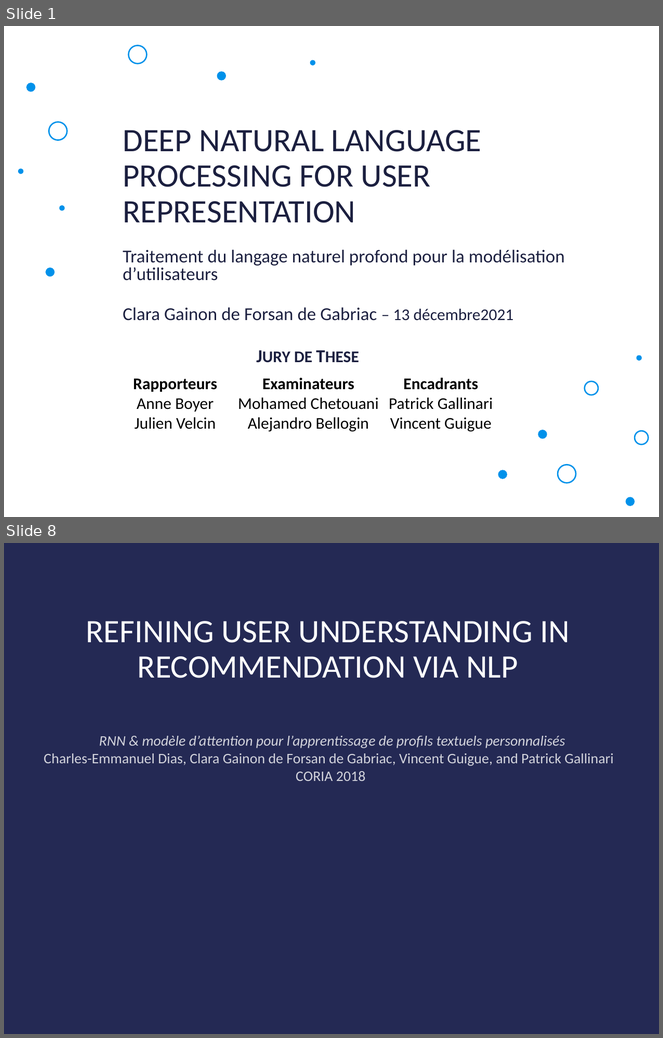
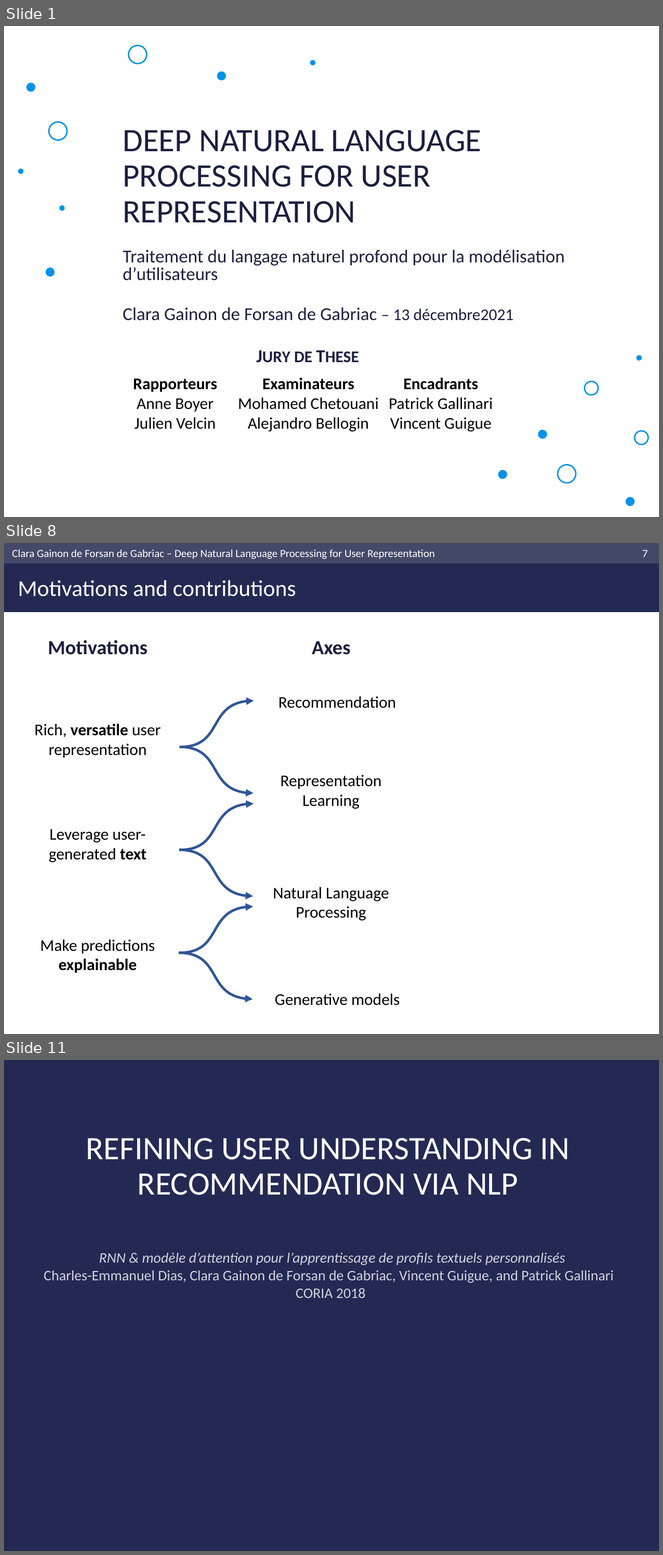
Before and after one commit to clara-gdef/defense, a slide deck: defense.pptx. Shown one above the other, each under a label of ours: slides 1 and 8 before the commit, slides 1, 8 and 11 after it; the slides between them are not shown. The pictures are 663x1038 and 663x1555 pixels, drawn with LibreOffice and Linux fonts; fonts in the diff are those of the drawing; background and template pictures are left out. Boxes give left, top, right and bottom in pixels: in the first picture for what was removed or moved away, otherwise in the second. Text is boxed around its words. In the diff, an @@ line names an element or a change of style, - is before the commit and + after.

```diff
--- a/defense.pptx
+++ b/defense.pptx
@@ slide 8 added at (4, 543, 659, 1034), background #FFFFFF @@
@@ rectangle added at (4, 543, 659, 612), fill #242954 @@
@@ rectangle added at (4, 543, 659, 563), fill #454968 @@
@@ text added at (12, 549, 435, 559), 12 pt, text #FFFFFF @@
+Clara Gainon de Forsan de Gabriac – Deep Natural Language Processing for User Representation
@@ page number added at (643, 550, 648, 557), 12 pt, text #FFFFFF @@
+7
@@ title added at (18, 580, 296, 597), 25 pt, text #FFFFFF @@
+Motivations and contributions
@@ text added at (48, 640, 148, 655), 22 pt, text #1B1F3F, bold @@
+Motivations
@@ text added at (312, 641, 351, 655), 22 pt, text #1B1F3F, bold @@
+Axes
@@ text added at (279, 696, 396, 708), 18 pt, text #000000 @@
+Recommendation
@@ freeform shape added at (180, 701, 254, 747), outline #2F5597 2.75 pt @@
@@ text added at (35, 724, 161, 758), 18 pt, text #000000 @@
+Rich, versatile user representation
@@ freeform shape added at (180, 747, 254, 794), outline #2F5597 2.75 pt @@
@@ text added at (281, 775, 382, 809), 18 pt, text #000000 @@
+Representation Learning
@@ freeform shape added at (180, 804, 254, 850), outline #2F5597 2.75 pt @@
@@ text added at (49, 829, 146, 863), 18 pt, text #000000 @@
+Leverage user-generated text
@@ freeform shape added at (180, 850, 254, 897), outline #2F5597 2.75 pt @@
@@ text added at (273, 887, 389, 921), 18 pt, text #000000 @@
+Natural Language Processing
@@ freeform shape added at (180, 906, 254, 953), outline #2F5597 2.75 pt @@
@@ text added at (40, 940, 155, 973), 18 pt, text #000000 @@
+Make predictions explainable
@@ freeform shape added at (179, 953, 253, 1000), outline #2F5597 2.75 pt @@
@@ text added at (275, 994, 400, 1006), 18 pt, text #000000 @@
+Generative models
@@ what was slide 8 is now slide 11 @@
```
Also in this commit, not shown: 7 slides changed, 6 other slides added, 4 slides removed, 2 other files.
